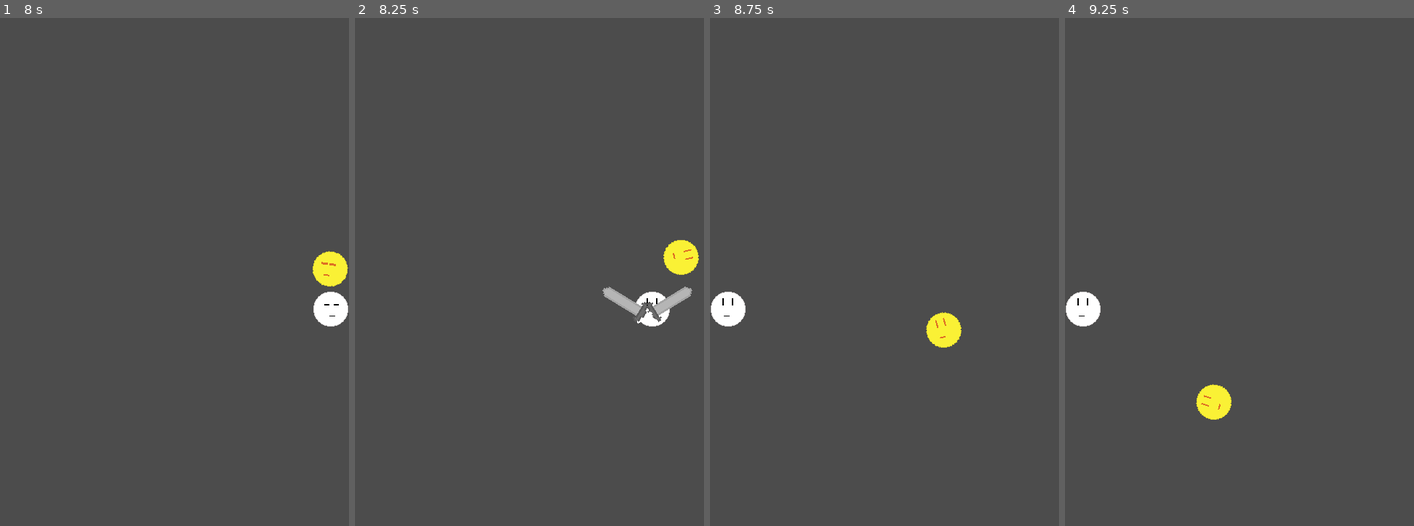
Above: before the commit, frames 1-4 (left to right).
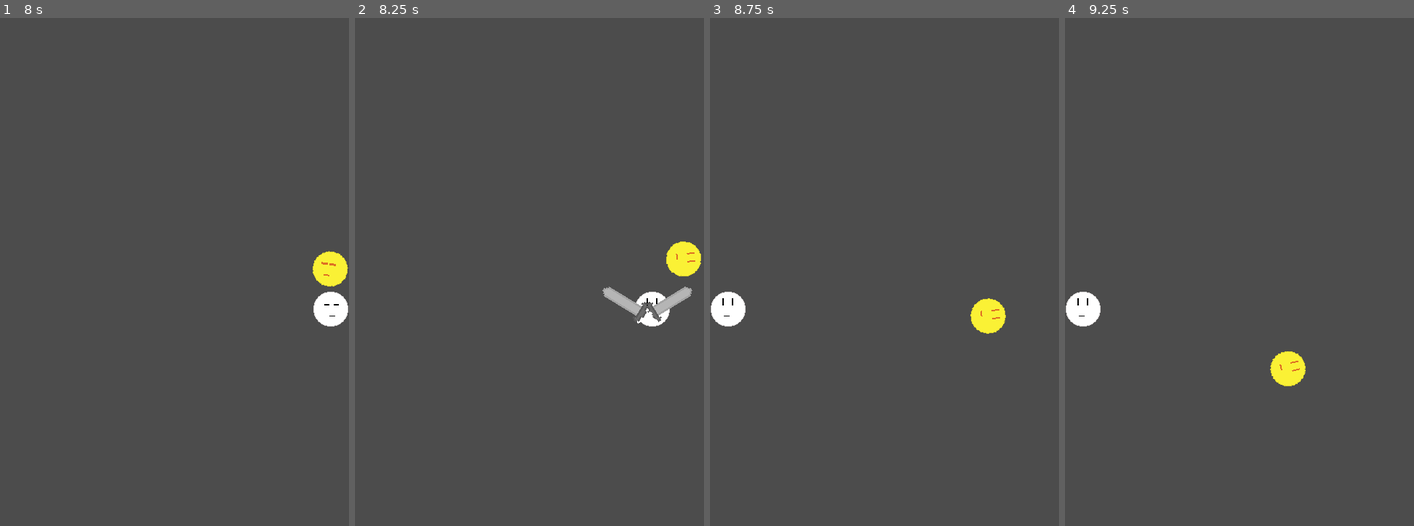
Above: after the commit, the same moments.

Repository: KaufmanDeveloper/gravity-flyer
Game: Godot game, scene res://maps/Test.tscn
The game is run twice, just before and just after one commit, with the same random seed, the same clock (stepped at 60 frames per second) and the same inputs.
Inputs:
- Up to frame 1 (8 s): hold Right (ui_right) 0.53-1.28 s; tap X (swipe) every 0.75 s from 0.6 to 7.35 s; hold Left (ui_left) 1.28-2.03 s; hold Right (ui_right) 2.03-3.53 s; tap Enter at 3.5, 5.75 s; hold Left (ui_left) 3.53-5.78 s; tap Space at 5 s; hold Right (ui_right) from 5.78 s (still down)
- Up to frame 2 (8.25 s): release Right (ui_right) at 8.03 s; hold Left (ui_left) from 8.03 s (still down); tap X (swipe) at 8.1 s
- Up to frame 3 (8.75 s): keep holding Left (ui_left)
- Up to frame 4 (9.25 s): keep holding Left (ui_left); tap X (swipe) at 8.85 s

Frame 1 is identical in both runs. In frame 2, 0.2% of the frame differs, in the area x 88-100%, y 43-51%; in frame 3, 1.1%; in frame 4, 1.1%, in the area x 37-69%, y 65-80%.

Commit message:
feat: Use static impulse for sword hit action

Diff:
--- a/Gravity Flyer/enemies/Sun.tscn
+++ b/Gravity Flyer/enemies/Sun.tscn
@@ -32,14 +32,14 @@
 custom_solver_bias = 0.0
 radius = 25.0
 
-[node name="Sun" type="RigidBody2D" index="0"]
+[node name="Sun" type="RigidBody2D"]
 
 input_pickable = false
 collision_layer = 3
 collision_mask = 3
 mode = 0
 mass = 0.8
-friction = 0.5
+friction = 0.2
 bounce = 1.0
 gravity_scale = 0.0
 custom_integrator = false
--- a/Gravity Flyer/player/Player.tscn
+++ b/Gravity Flyer/player/Player.tscn
@@ -88,7 +88,7 @@
 "values": [ 0, 1 ]
 }
 
-[node name="Player" type="KinematicBody2D" index="0"]
+[node name="Player" type="KinematicBody2D"]
 
 input_pickable = false
 collision_layer = 1
--- a/Gravity Flyer/player/Sword.gd
+++ b/Gravity Flyer/player/Sword.gd
@@ -4,8 +4,8 @@
 
 var maxAmount = 1 # How many of this item can be active at once
 var side = "right"
-var impulse = Vector2(200, 200)
-var startingPosition = Vector2(100, 0)
+var impulse = Vector2(200, 300)
+var hasHit = false
 
 func _ready():
 	$Animation.connect("animation_finished", self, "destroy")
@@ -15,8 +15,9 @@
 	for area in $Area.get_overlapping_areas():
 		var body = area.get_parent()
 		if body.get("TYPE"):
-			if body.get("TYPE") == "ENEMY":
+			if body.get("TYPE") == "ENEMY" and !hasHit:
 				body.apply_impulse(Vector2(0, 0), impulse)
+				hasHit = true
 
 func destroy(animation):
 #	if get_parent().has_method("state_swing"):
--- a/Gravity Flyer/player/Sword.tscn
+++ b/Gravity Flyer/player/Sword.tscn
@@ -81,7 +81,7 @@
 custom_solver_bias = 0.0
 extents = Vector2( 3, 12 )
 
-[node name="Sword" type="Node2D"]
+[node name="Sword" type="Node2D" index="0"]
 
 scale = Vector2( 2.5, 2.5 )
 script = ExtResource( 1 )
